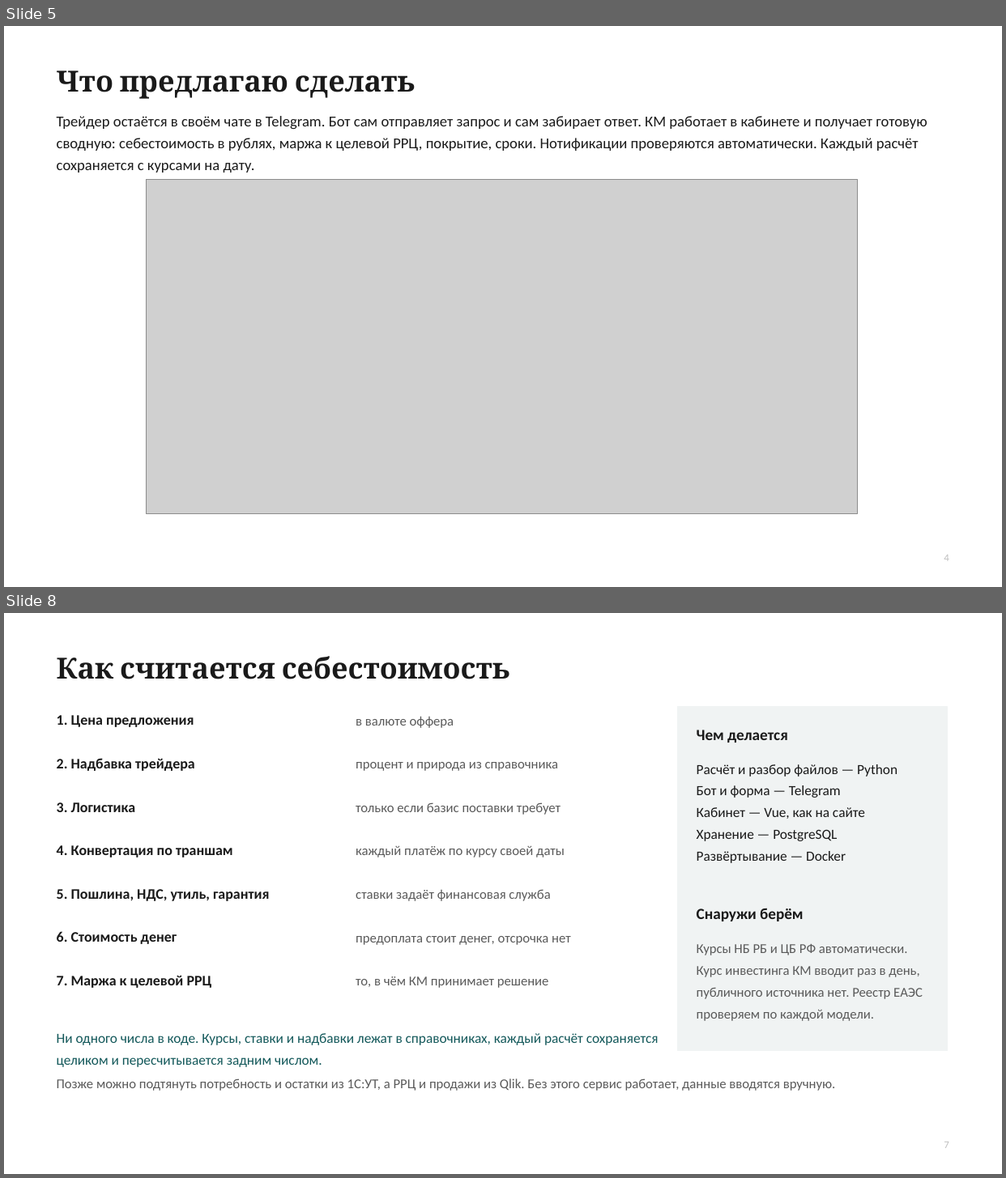
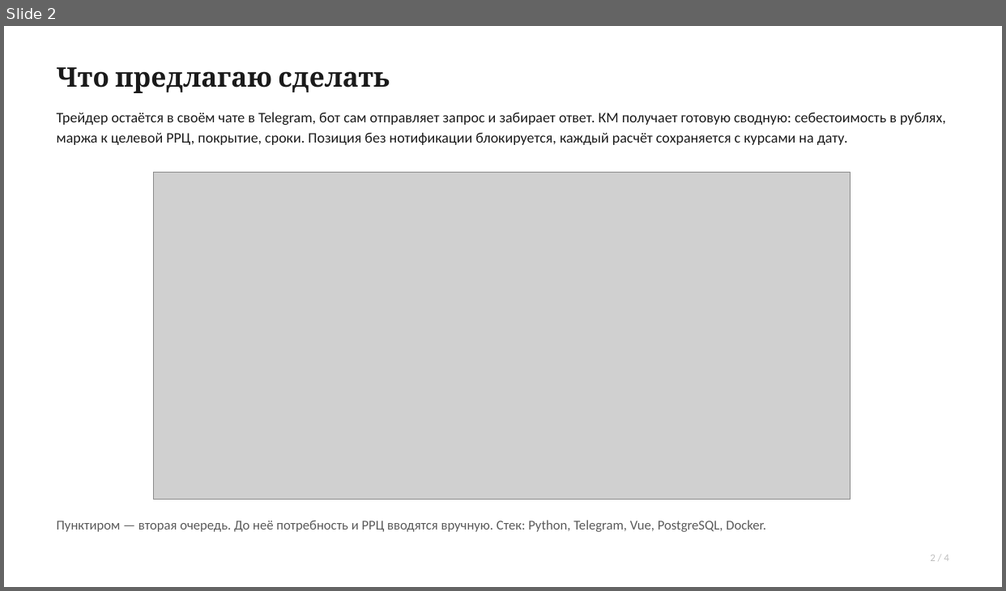
Before and after one commit to headecom5el/tender_calculator, a slide deck: docs/tendernyy-kalkulyator.pptx. Shown one above the other, each under a label of ours: slides 5 and 8 before the commit, slide 2 after it; the slides between them are not shown. The pictures are 1006x1178 and 1006x591 pixels, drawn with LibreOffice and Linux fonts; fonts in the diff are those of the drawing; grey boxes stand for pictures. Boxes give left, top, right and bottom in pixels: in the first picture for what was removed or moved away, otherwise in the second. Text is boxed around its words. In the diff, an @@ line names an element or a change of style, - is before the commit and + after.

```diff
--- a/docs/tendernyy-kalkulyator.pptx
+++ b/docs/tendernyy-kalkulyator.pptx
@@ slide 8 removed at bbox=[4, 613, 1002, 1174], background #FFFFFF @@
@@ text removed at bbox=[57, 656, 510, 679] @@
-Как считается себестоимость
@@ rectangle removed at bbox=[678, 707, 948, 1051] @@
@@ text removed at bbox=[57, 715, 194, 727] @@
-1. Цена предложения
@@ text removed at bbox=[356, 716, 454, 728] @@
-в валюте оффера
@@ text removed at bbox=[697, 730, 788, 743] @@
-Чем делается
@@ text removed at bbox=[57, 758, 195, 771] @@
-2. Надбавка трейдера
@@ text removed at bbox=[356, 762, 558, 771] @@
-процент и природа из справочника
@@ text removed at bbox=[697, 764, 897, 863] @@
-Расчёт и разбор файлов — Python
-Бот и форма — Telegram
-Кабинет — Vue, как на сайте
-Хранение — PostgreSQL
-Развёртывание — Docker
@@ text removed at bbox=[57, 803, 136, 812] @@
-3. Логистика
@@ text removed at bbox=[356, 803, 560, 815] @@
-только если базис поставки требует
@@ text removed at bbox=[57, 845, 233, 858] @@
-4. Конвертация по траншам
@@ text removed at bbox=[356, 845, 565, 858] @@
-каждый платёж по курсу своей даты
@@ text removed at bbox=[57, 889, 270, 901] @@
-5. Пошлина, НДС, утиль, гарантия
@@ text removed at bbox=[356, 889, 550, 901] @@
-ставки задаёт финансовая служба
@@ text removed at bbox=[697, 908, 803, 922] @@
-Снаружи берём
@@ text removed at bbox=[57, 931, 177, 944] @@
-6. Стоимость денег
@@ text removed at bbox=[356, 936, 571, 945] @@
-предоплата стоит денег, отсрочка нет
@@ text removed at bbox=[697, 944, 923, 1021] @@
-Курсы НБ РБ и ЦБ РФ автоматически. Курс инвестинга КМ вводит раз в день, публичного источника нет. Реестр ЕАЭС проверяем по каждой модели.
@@ text removed at bbox=[57, 975, 212, 988] @@
-7. Маржа к целевой РРЦ
@@ text removed at bbox=[356, 977, 549, 988] @@
-то, в чём КМ принимает решение
@@ text removed at bbox=[57, 1033, 658, 1067] @@
-Ни одного числа в коде. Курсы, ставки и надбавки лежат в справочниках, каждый расчёт сохраняется целиком и пересчитывается задним числом.
@@ text removed at bbox=[57, 1079, 836, 1091] @@
-Позже можно подтянуть потребность и остатки из 1С:УТ, а РРЦ и продажи из Qlik. Без этого сервис работает, данные вводятся вручную.
@@ text removed at bbox=[944, 1142, 948, 1148] @@
-7
@@ what was slide 5 is now slide 2 @@
@@ slide 2 changed as well @@
@@ text "Что предлагаю сделать" at bbox=[57, 67, 390, 93]: size 28 to 26 pt @@
@@ text at bbox=[57, 112, 946, 145]: text changed; size 14.5 to 14 pt @@
-Трейдер остаётся в своём чате в Telegram. Бот сам отправляет запрос и сам забирает ответ. КМ работает в кабинете и получает готовую сводную: себестоимость в рублях, маржа к целевой РРЦ, покрытие, сроки. Нотификации проверяются автоматически. Каждый расчёт сохраняется с курсами на дату.
+Трейдер остаётся в своём чате в Telegram, бот сам отправляет запрос и забирает ответ. КМ получает готовую сводную: себестоимость в рублях, маржа к целевой РРЦ, покрытие, сроки. Позиция без нотификации блокируется, каждый расчёт сохраняется с курсами на дату.
@@ picture: place and size @@
-picture at bbox=[147, 179, 858, 514]
+picture at bbox=[154, 172, 850, 500]
@@ text added at bbox=[57, 520, 766, 532], 13 pt, text #5A5A5A @@
+Пунктиром — вторая очередь. До неё потребность и РРЦ вводятся вручную. Стек: Python, Telegram, Vue, PostgreSQL, Docker.
@@ text at bbox=[930, 555, 948, 561]: text changed @@
-4
+2 / 4
```
Also in this commit, not shown: 2 other slides changed, 1 slide added, 7 other slides removed, 1 other file.
